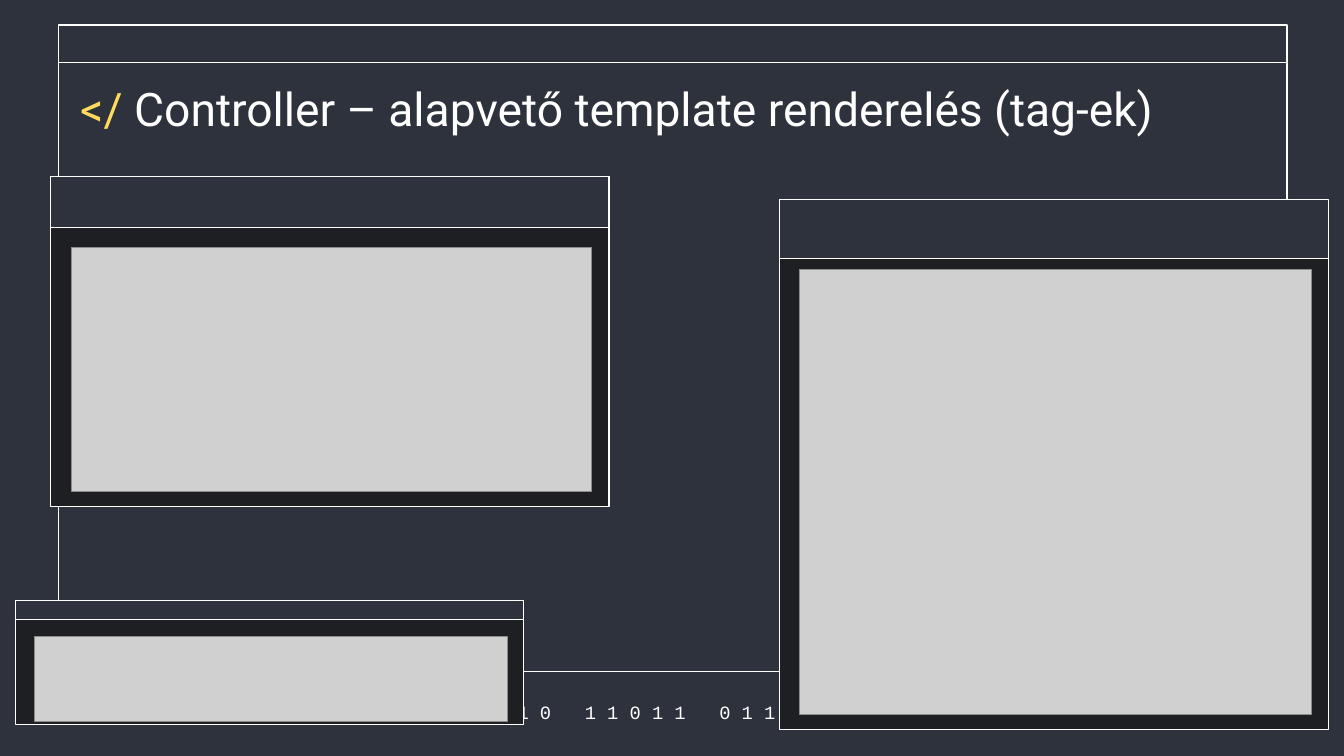
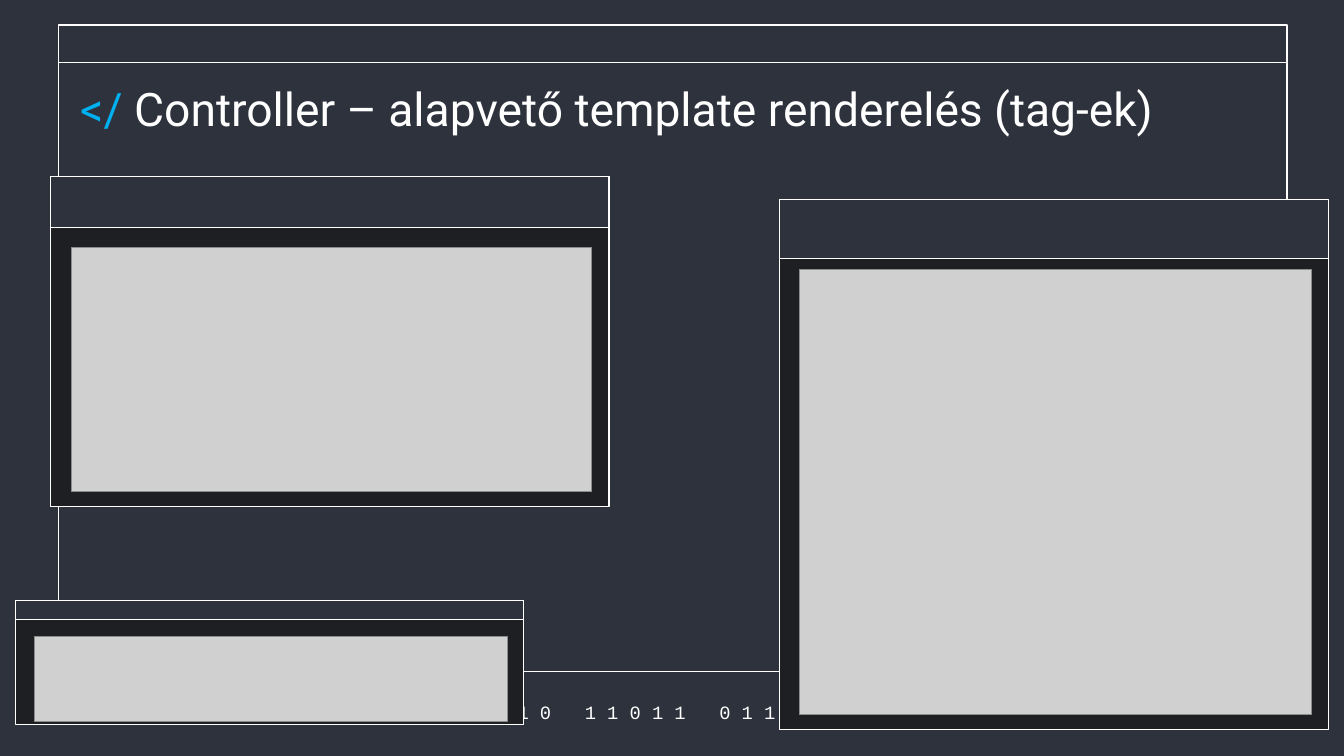
Before and after one commit to Acsilaa/dusza2024-25, a slide deck: slide 5 of Hell yeah ppt.pptx (slide 4 before the commit). Drawn at 1344x756 pixels with LibreOffice and Linux fonts; fonts in the diff are those of the drawing; grey boxes stand for pictures. Boxes give left, top, right and bottom in pixels: in the first picture for what was removed or moved away, otherwise in the second. Text is boxed around its words. In the diff, an @@ line names an element or a change of style, - is before the commit and + after.

```diff
--- a/Hell yeah ppt.pptx
+++ b/Hell yeah ppt.pptx
@@ text "</ Controller – alapvető template ..." at box(134, 89, 1153, 137): text colour #FFDB5D to #00B0F0 in "</" @@
```
Also in this commit, not shown: 5 other slides changed, 1 slide added.
